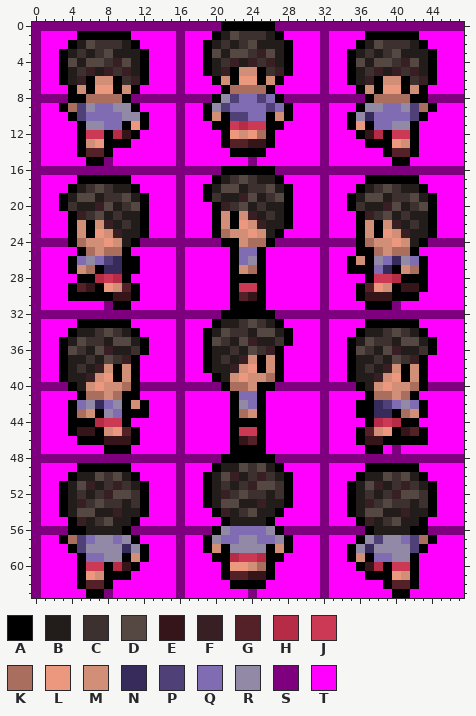
Edited in one commit: pixel-art sprite (assets/texture/player2.png). The first picture shows the starting point.
The file is 48x64 pixels.
Palette (. is transparent): A #000000  B #221c1b  C #3c312f  D #554742  E #35151a  F #381f23  G #542129  H #b62c47  J #cc3954  K #a96e5d  L #eb987e  M #d18f77  N #372b5b  P #504078  Q #806cb3  R #9189a5  S #7f007f  T #ff00ff
Pixels before (only the part around the change), first column x 0:
 0 SSSSSSSSSSSSSSSSSSSSSAAAAAASSSSSSSSSSSSSSSSSSSSS
 1 STTTTAAAAAATTTTTSTTTABDCCCBATTTTSTTTTAAAAAATTTTT
 2 STTTABDCCCBATTTTSTTABCBCDBBBATTTSTTTABDCCCBATTTT
 3 STTABCBCDBBBATTTSTTADBDDCFDBATTTSTTABCBCDBBBATTT
 4 STTADBDDCFDBATTTSTTABCFBFCFBATTTSTTADBDDCFDBATTT
 5 STTABCFBFCFBATTTSTTABFAMMACFATTTSTTABCFBFCFBATTT
 6 STTABFAMMACFATTTSTTTAMALLAMATTTTSTTABFAMMACFATTT
 7 STTTAMALLAMATTTTSTTTTAKKKKATTTTTSTTTAMALLAMATTTT
 8 SSSSAAKKKKASSSSSSSSSARPQQPQASSSSSSSSSAKKKKAASSSS
 9 STTAKPRQQRRATTTTSTTARPQQQQPQATTTSTTTARRQQRPKATTT
10 STTTAPQQQQRRATTTSTTAMAPPQQAMATTTSTTARNQQQQPATTTT
11 STTTTARRQQALATTTSTTTAAJHJJAATTTTSTTALAQQRRATTTTT
12 STTTTAJJAHEATTTTSTTTTALMLKATTTTTSTTTAEHAJJATTTTT
13 STTTTAMLAAATTTTTSTTTTAGGEEATTTTTSTTTTAAALMATTTTT
14 STTTTAGGATTTTTTTSTTTTTAAAATTTTTTSTTTTTTAGGATTTTT
15 STTTTTAASTTTTTTTSTTTTTTTSTTTTTTTSTTTTTTTAATTTTTT
16 SSSSSSSSSSSSSSSSSSSSSAAAAAASSSSSSSSSSSSSSSSSSSSS
17 STTTTAAAAAATTTTTSTTTABCDCBBATTTTSTTTTAAAAAATTTTT
18 STTTABCDCBBATTTTSTTABDDBCCDBATTTSTTTABCDCBBATTTT
19 STTABDDBCCDBATTTSTTACBBFDBCDATTTSTTABDDBCCDBATTT
20 STTACBBFDBCDATTTSTTTAFCDBCBBATTTSTTACBBFDBCDATTT
21 STTTAFCDBCBBATTTSTTTAMAMFBCBATTTSTTTAFCDBCBBATTT
22 STTTAMAMFBCBATTTSTTTAMALMFBBATTTSTTTAMAMFBCBATTT
23 STTTAMALMFBBATTTSTTTAKMMLMBATTTTSTTTAMALMFBBATTT
24 SSSSAKMMLMBASSSSSSSSSAAMKKASSSSSSSSSAKMMLMBASSSS
25 STTTTAKMKKATTTTTSTTTTTAQQATTTTTTSTTTAAKMKKATTTTT
26 STTTAQRQPNAATTTTSTTTTTAQRATTTTTTSTTAMARQNRQATTTT
27 STTTAMKANNAATTTTSTTTTTAMKATTTTTTSTTAAAQNAMKATTTT
28 STTTTAAHJHATTTTTSTTTTTAAAATTTTTTSTTTTAJJHAAATTTT
29 STTTAGEALMGATTTTSTTTTTAJJATTTTTTSTTTAGLMAEEATTTT
30 STTTAAAAAEEATTTTSTTTTTAGEATTTTTTSTTTAEEEAAATTTTT
31 STTTTTTTSAATTTTTSTTTTTAAAATTTTTTSTTTTAAASTTTTTTT
32 SSSSSSSSSSSSSSSSSSSSSAAAAAASSSSSSSSSSSSSSSSSSSSS
33 STTTTAAAAAATTTTTSTTTABBCDCBATTTTSTTTTAAAAAATTTTT
34 STTTABBCDCBATTTTSTTABDCCBDDBATTTSTTTABBCDCBATTTT
35 STTABDCCBDDBATTTSTTADCBDFBBCATTTSTTABDCCBDDBATTT
36 STTADCBDFBBCATTTSTTABBCBDCFATTTTSTTADCBDFBBCATTT
37 STTABBCBDCFATTTTSTTABCBFMAMATTTTSTTABBCBDCFATTTT
38 STTABCBFMAMATTTTSTTABBFMLAMATTTTSTTABCBFMAMATTTT
39 STTABBFMLAMATTTTSTTTABMLMMKATTTTSTTABBFMLAMATTTT
40 SSSSABMLMMKASSSSSSSSSAKKMAASSSSSSSSSABMLMMKASSSS
41 STTTTAKKMKAATTTTSTTTTTAQQATTTTTTSTTTTAKKMKATTTTT
42 STTTAQRNQRAMATTTSTTTTTARQATTTTTTSTTTAANPQRQATTTT
43 STTTAKMARQAAATTTSTTTTTAKMATTTTTTSTTTAANNAKMATTTT
44 STTTAAAHJJATTTTTSTTTTTAAAATTTTTTSTTTTAHJHAATTTTT
45 STTTAEEAMLGATTTTSTTTTTAJJATTTTTTSTTTAGMLAEGATTTT
46 STTTTAAAEEEATTTTSTTTTTAEGATTTTTTSTTTAEEAAAAATTTT
47 STTTTTTTAAATTTTTSTTTTTAAAATTTTTTSTTTTAATSTTTTTTT
48 SSSSSSSSSSSSSSSSSSSSSAAAAAASSSSSSSSSSSSSSSSSSSSS
49 STTTTAAAAAATTTTTSTTTABBDCDBATTTTSTTTTAAAAAATTTTT
50 STTTABBDCDBATTTTSTTABDFBCFCBATTTSTTTABBDCDBATTTT
51 STTABDFBCFCBATTTSTTABCBCFDDCATTTSTTABDFBCFCBATTT
52 STTABCBCFDDCATTTSTTABFCDCCBCATTTSTTABCBCFDDCATTT
53 STTABFCDCCBCATTTSTTABDDBBFBBATTTSTTABFCDCCBCATTT
54 STTABDDBBFBBATTTSTTTAFBCDBBATTTTSTTABDDBBFBBATTT
55 STTTAFBCDBBATTTTSTTTTABBBBATTTTTSTTTAFBCDBBATTTT
56 SSSSAABBBBASSSSSSSSSARQQQQRASSSSSSSSSABBBBAASSSS
57 STTAKPQRRQRATTTTSTTARQQRRQQRATTTSTTTARPRRQPKATTT
58 STTTAPRRRRNRATTTSTTAMARRRRAMATTTSTTARNRRRRPATTTT
59 STTTTAQQRRAMATTTSTTTAAHJJHAATTTTSTTAMAQQRRATTTTT
60 STTTTAJJAHEATTTTSTTTTALLMKATTTTTSTTTAEHAJJATTTTT
61 STTTTALMAAATTTTTSTTTTAGGEEATTTTTSTTTTAAALMATTTTT
62 STTTTAGGATTTTTTTSTTTTTAAAATTTTTTSTTTTTTAGGATTTTT
63 STTTTTAASTTTTTTTSTTTTTTTSTTTTTTTSTTTTTTTAATTTTTT
And afterwards:
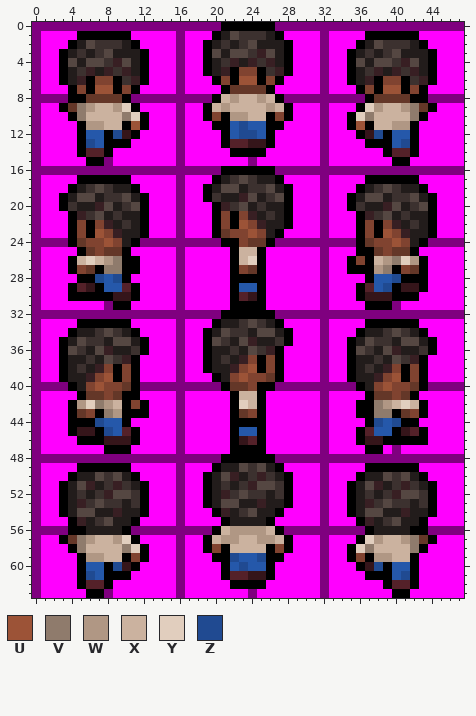
Colours new in this view: U #9c5337  V #8f7b6c  W #b09784  X #cbb29f  Y #e1cebe  Z #204a91
Changes in this commit:
Colour J changes from #cc3954 to #2558aa.
Colour K changes from #a96e5d to #643728.
Colour M changes from #d18f77 to #804330.
Colour J replaces colour K in row 12 at x 25; in row 60 at x 25.
Colour J replaces colour L in row 12 at x 22; in row 13 at x 7 and 40; in row 29 at x 8 and 38; in row 45 at x 9 and 39; in row 60 at x 22; in row 61 at x 40.
Colour J replaces colour M in row 29 at x 9; in row 45 at x 38; in row 60 at x 24; in row 61 at x 7.
Colour U replaces colour L in row 6 at x 23 to 24; in row 7 at x 7 to 8 and 39 to 40; in row 11 at x 11 and 36; in row 22 at x 23; in row 23 at x 7, 24 and 39; in row 24 at x 8 and 40.
Colour U replaces colour L in row 38 at x 24; in row 39 at x 8, 23 and 40; in row 40 at x 7 and 39.
Colour V replaces colour N in row 10 at x 37; in row 26 at x 9 and 40; in row 27 at x 8 to 9 and 39; in row 42 at x 7 and 38; in row 43 at x 38 to 39; in row 58 at x 10 and 37.
Colour V replaces colour P in rows 9 to 10 at x 5 and 42; in rows 57 to 58 at x 5 and 42.
Colour V replaces colour R in row 10 at x 10; in row 43 at x 8.
Colour W replaces colour P in row 8 at x 22 and 25; in row 9 at x 21 and 26; in row 10 at x 22 to 23; in row 26 at x 8; in row 42 at x 39; in row 57 at x 38.
Colour W replaces colour Q in row 26 at x 39 and 42; in row 27 at x 38; in row 42 at x 5 and 8; in row 43 at x 9; in row 56 at x 22 to 25; in row 57 at x 6, 9, 21 to 22, 25 to 26 and 41.
Colour W replaces colour Q in row 59 at x 6 to 7 and 38 to 39.
Colour W replaces colour R in row 9 at x 6, 9, 38 and 41; in row 11 at x 6 to 7 and 40 to 41.
Colour X replaces colour Q in row 8 at x 23 to 24 and 26; in row 9 at x 7 to 8, 22 to 25, 27 and 39 to 40; in row 10 at x 6 to 9, 24 to 25 and 38 to 41; in row 11 at x 8 to 9 and 38 to 39; in row 25 at x 23 to 24; in row 26 at x 5, 7 and 23.
Colour X replaces colour Q in row 41 at x 23 to 24; in row 42 at x 24, 40 and 42.
Colour X replaces colour R in row 8 at x 21; in row 9 at x 20; in row 26 at x 38; in row 42 at x 9; in row 56 at x 21 and 26; in row 57 at x 7 to 8, 20, 23 to 24, 27 and 39 to 40.
Colour X replaces colour R in row 58 at x 6 to 9, 22 to 25 and 38 to 41; in row 59 at x 8 to 9 and 40 to 41.
Colour Y replaces colour R in row 9 at x 10 and 37; in row 10 at x 11 and 36; in row 26 at x 6, 24 and 41; in row 42 at x 6, 23 and 41; in row 57 at x 10 and 37; in row 58 at x 11 and 36.
Colour Z replaces colour H in row 11 at x 23; in row 12 at x 9 and 38; in row 28 at x 7, 9 and 40; in row 44 at x 7, 38 and 40; in row 59 at x 22 and 25; in row 60 at x 9 and 38.
Colour Z replaces colour L in row 12 at x 24; in row 60 at x 23; in row 61 at x 6.
Colour Z replaces colour M in row 12 at x 23; in row 13 at x 6 and 41; in row 29 at x 39; in row 45 at x 8; in row 61 at x 41.
